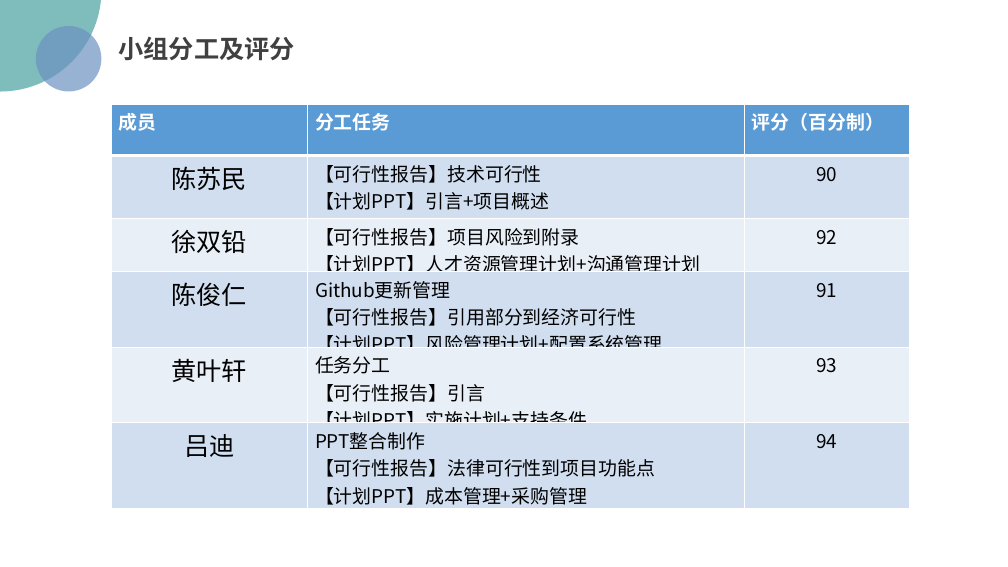
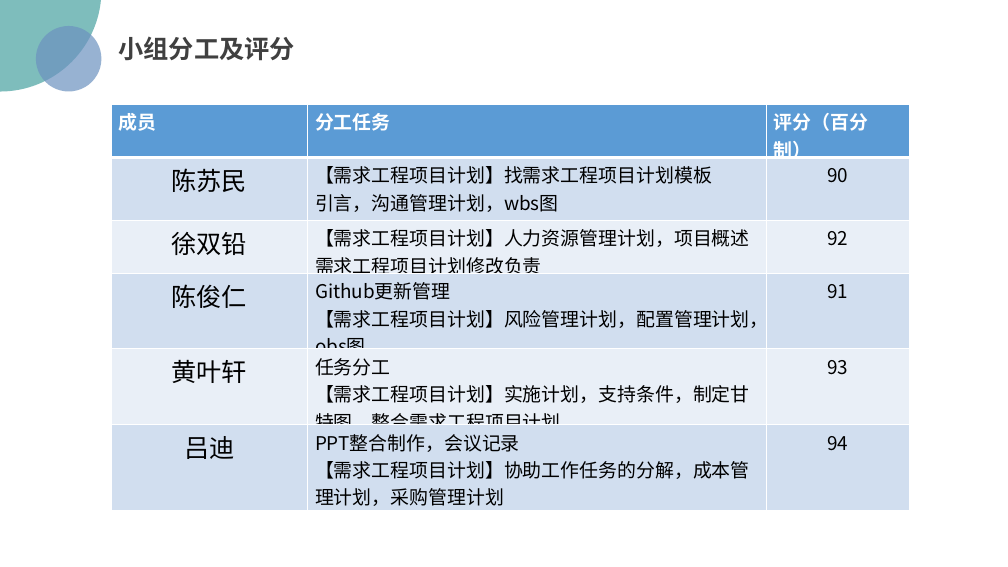
Before and after one commit to PRD2018/PRD2018-G15, a slide deck: slide 73 of 受控文档/01-需求工程项目计划/[PRD-15]需求工程项目计划.pptx (slide 75 before the commit). Drawn at 1008x567 pixels with LibreOffice and Linux fonts; fonts in the diff are those of the drawing; background and template pictures are left out. Boxes give left, top, right and bottom in pixels: in the first picture for what was removed or moved away, otherwise in the second. Text is boxed around its words. In the diff, an @@ line names an element or a change of style, - is before the commit and + after.

Commit message:
2018-11-22
PPT修改，会议记录上传

```diff
--- a/受控文档/01-需求工程项目计划/[PRD-15]需求工程项目计划.pptx
+++ b/受控文档/01-需求工程项目计划/[PRD-15]需求工程项目计划.pptx
@@ table at (111, 104, 910, 510) @@
-row 2, column 2: 【可行性报告】技术可行性 / 【计划PPT】引言+项目概述
+row 2, column 2: 【需求工程项目计划】找需求工程项目计划模板 / 引言，沟通管理计划，wbs图
-row 3, column 2: 【可行性报告】项目风险到附录 / 【计划PPT】人才资源管理计划+沟通管理计划
+row 3, column 2: 【需求工程项目计划】人力资源管理计划，项目概述 / 需求工程项目计划修改负责
-row 4, column 2: Github更新管理 / 【可行性报告】引用部分到经济可行性 / 【计划PPT】风险管理计划+配置系统管理
+row 4, column 2: Github更新管理 / 【需求工程项目计划】风险管理计划，配置管理计划，obs图
-row 5, column 2: 任务分工 / 【可行性报告】引言 / 【计划PPT】实施计划+支持条件
+row 5, column 2: 任务分工 / 【需求工程项目计划】实施计划，支持条件，制定甘特图，整合需求工程项目计划
-row 6, column 2: PPT整合制作 / 【可行性报告】法律可行性到项目功能点 / 【计划PPT】成本管理+采购管理
+row 6, column 2: PPT整合制作，会议记录 / 【需求工程项目计划】协助工作任务的分解，成本管理计划，采购管理计划
```
Also in this commit, not shown: 15 other slides changed, 4 slides added, 6 slides removed, 3 other files.
